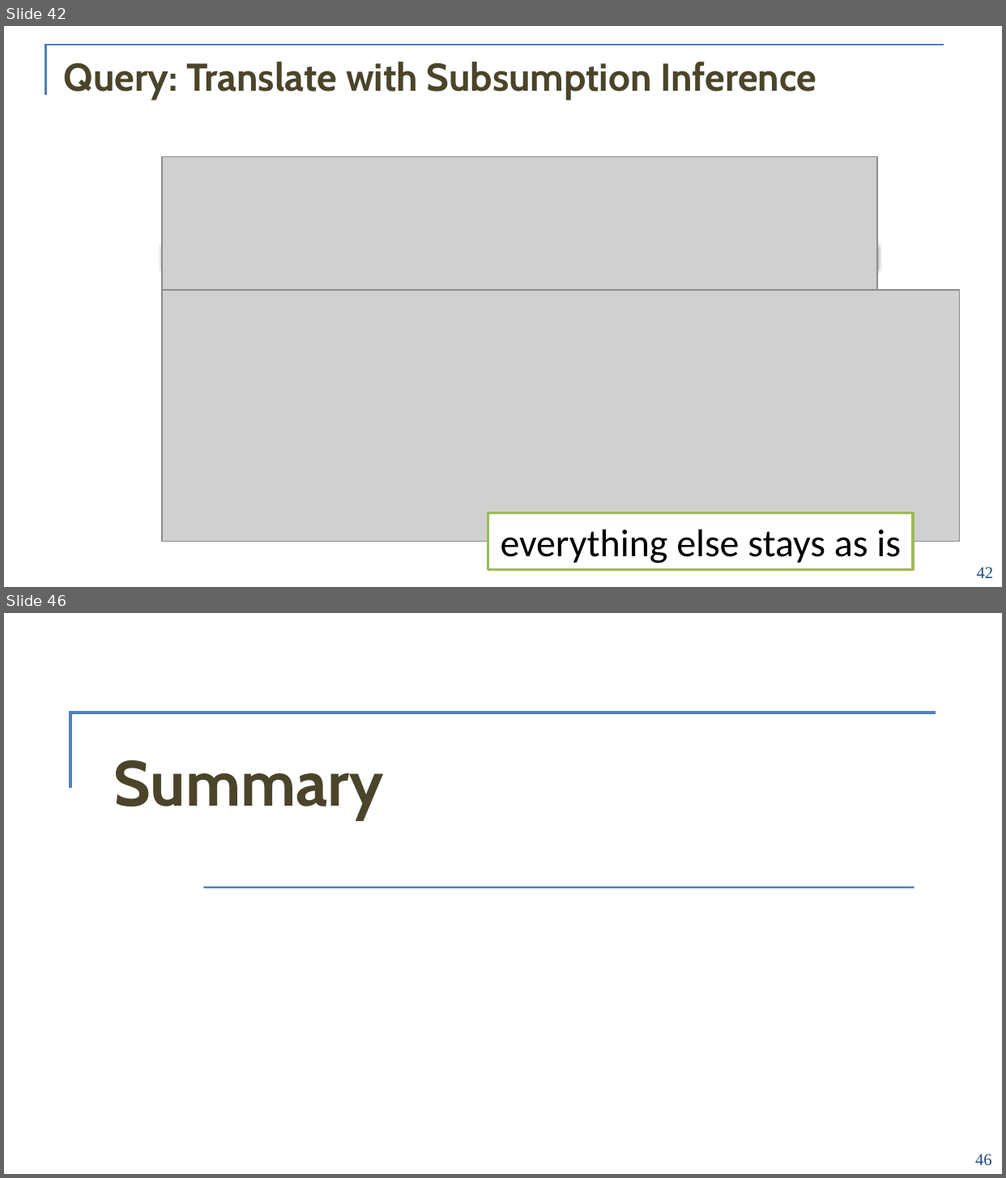
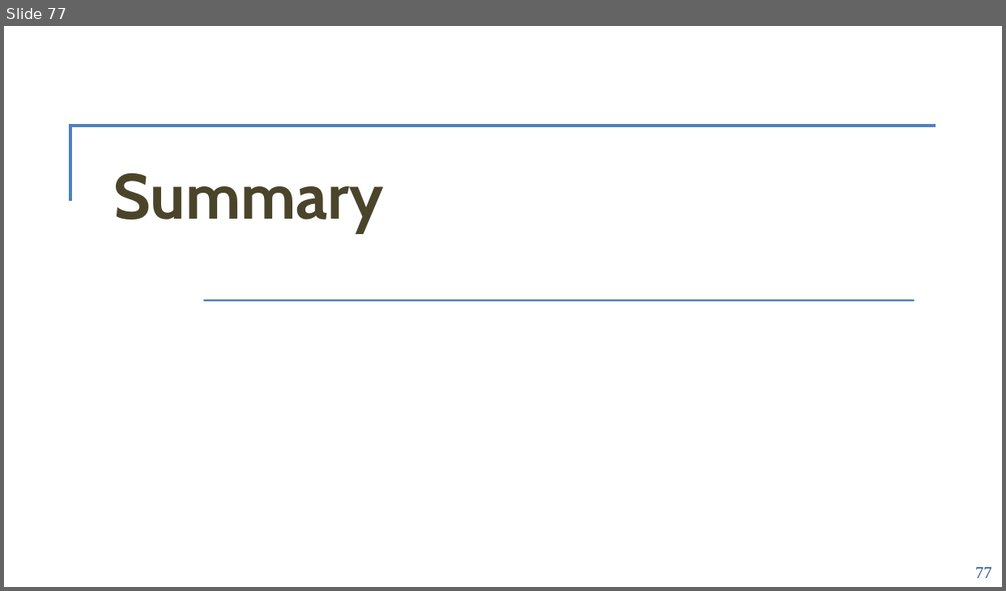
Before and after one commit to acoli-repo/rdf4discourse, a slide deck: doc/vortrag-formatted.pptx. Shown one above the other, each under a label of ours: slides 42 and 46 before the commit, slide 77 after it; the slides between them are not shown. The pictures are 1006x1178 and 1006x591 pixels, drawn with LibreOffice and Linux fonts; fonts in the diff are those of the drawing; grey boxes stand for pictures; background and template pictures are left out. Boxes give left, top, right and bottom in pixels: in the first picture for what was removed or moved away, otherwise in the second. Text is boxed around its words. In the diff, an @@ line names an element or a change of style, - is before the commit and + after.

```diff
--- a/doc/vortrag-formatted.pptx
+++ b/doc/vortrag-formatted.pptx
@@ slide 42 removed at [4,26,1002,587], background #FFFFFF @@
@@ freeform shape removed at [46,45,944,95] @@
@@ title removed at [64,62,816,100] @@
-Query: Translate with Subsumption Inference
@@ picture removed at [162,156,877,297] @@
@@ rectangle removed at [162,242,877,267] @@
@@ rectangle removed at [529,248,1000,587] @@
@@ picture removed at [162,290,959,542] @@
@@ rectangle removed at [262,297,478,322] @@
@@ rectangle removed at [488,513,913,570] @@
-everything else stays as is
@@ page number removed at [977,567,993,578] @@
-42
@@ what was slide 46 is now slide 77 @@
@@ page number at [975,567,991,578]: text changed @@
-46
+77
```
Also in this commit, not shown: 15 slides changed, 40 slides added, 8 other slides removed.
